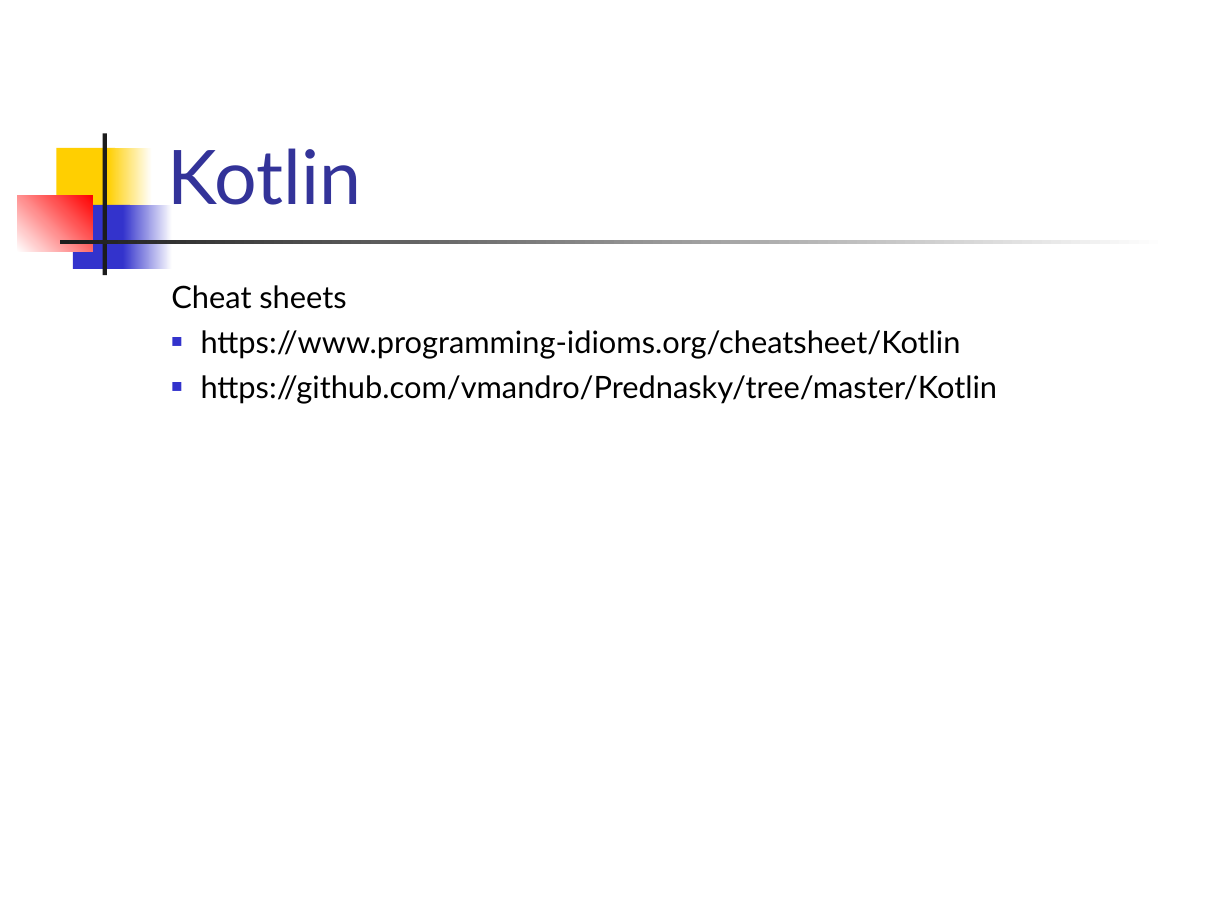
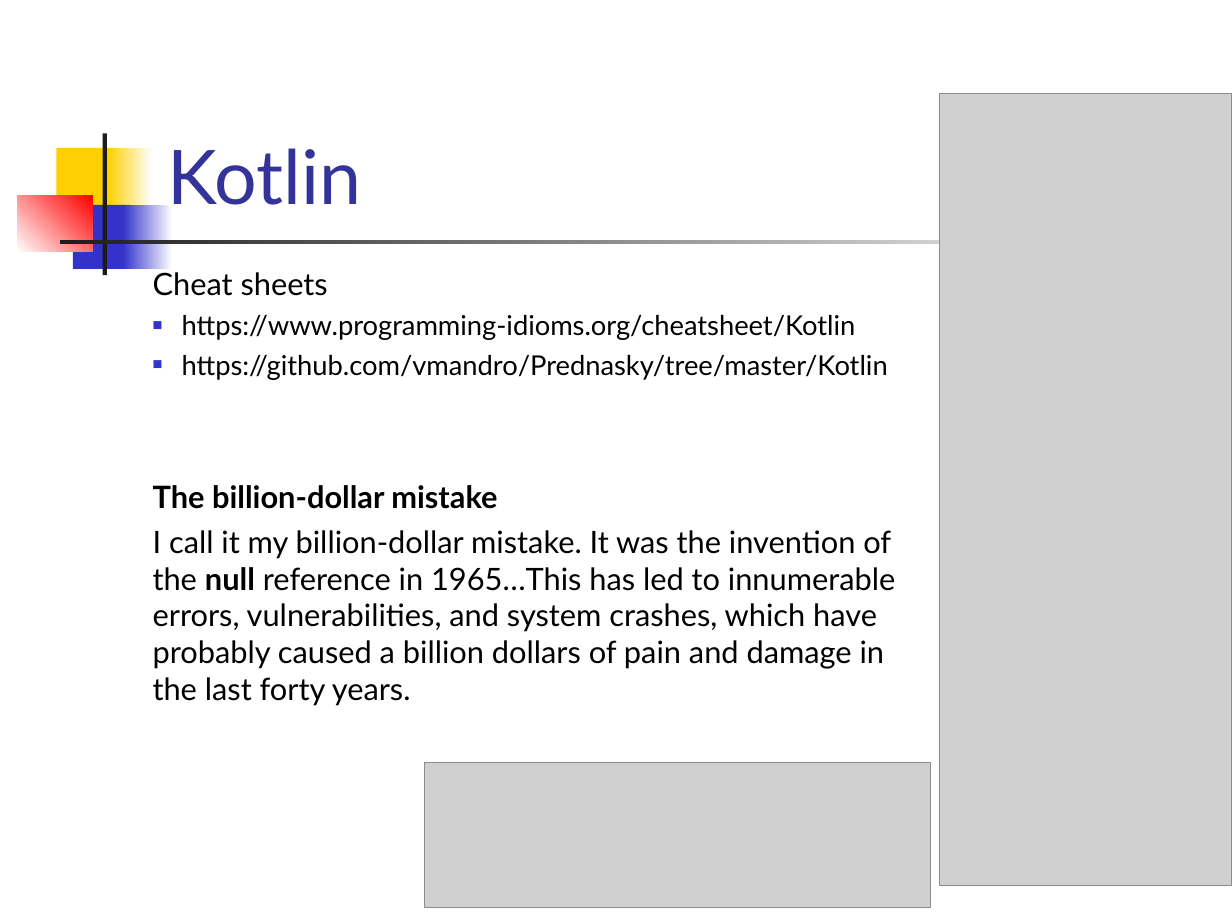
Before and after one commit to vmandro/Prednasky, a slide deck: slide 17 of 04/04_Android.ppt. Drawn at 1232x924 pixels with LibreOffice and Linux fonts; fonts in the diff are those of the drawing; grey boxes stand for pictures. Boxes give left, top, right and bottom in pixels: in the first picture for what was removed or moved away, otherwise in the second. Text is boxed around its words. In the diff, an @@ line names an element or a change of style, - is before the commit and + after.

```diff
--- a/04/04_Android.ppt
+++ b/04/04_Android.ppt
@@ picture added at [940,94,1232,886] @@
@@ text "Cheat sheets": place and size @@
-text "Cheat sheets" at [171,285,998,404]
+text "Cheat sheets" at [153,268,895,706]
@@ text at [182,315,888,380]: size 18 to 16 pt in "https://www.programming-idioms.org/cheatsheet/Kotlin", "https://github.com/vmandro/Prednasky/tree/master/Kotlin" @@
@@ text at [153,485,895,706]: paragraphs added @@
+The billion-dollar mistake
+I call it my billion-dollar mistake. It was the invention of the null reference in 1965…This has led to innumerable errors, vulnerabilities, and system crashes, which have probably caused a billion dollars of pain and damage in the last forty years.
@@ picture added at [425,763,931,908] @@
```
Also in this commit, not shown: 23 other slides changed, 1 slide added, 29 slides removed, 1 other file.
